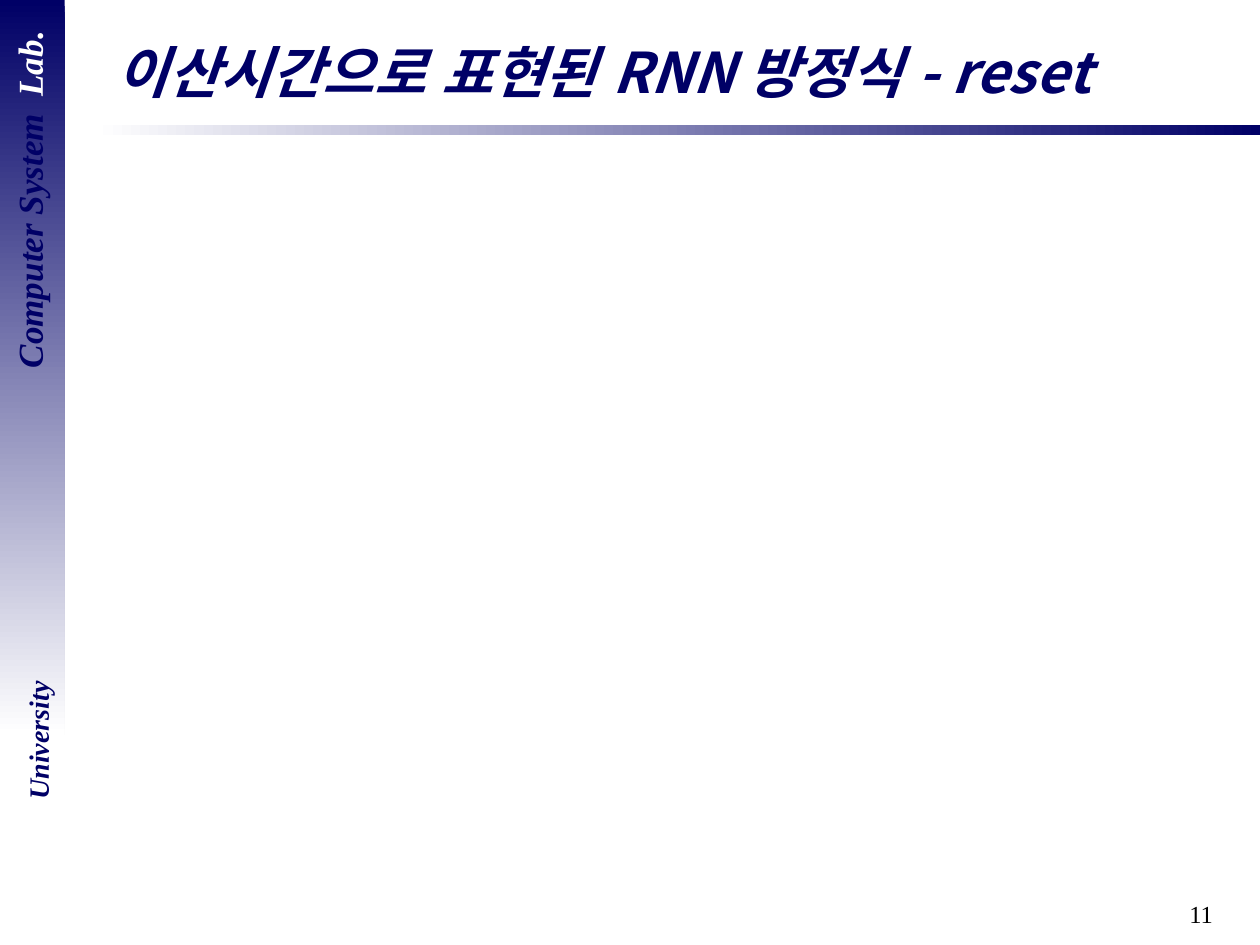
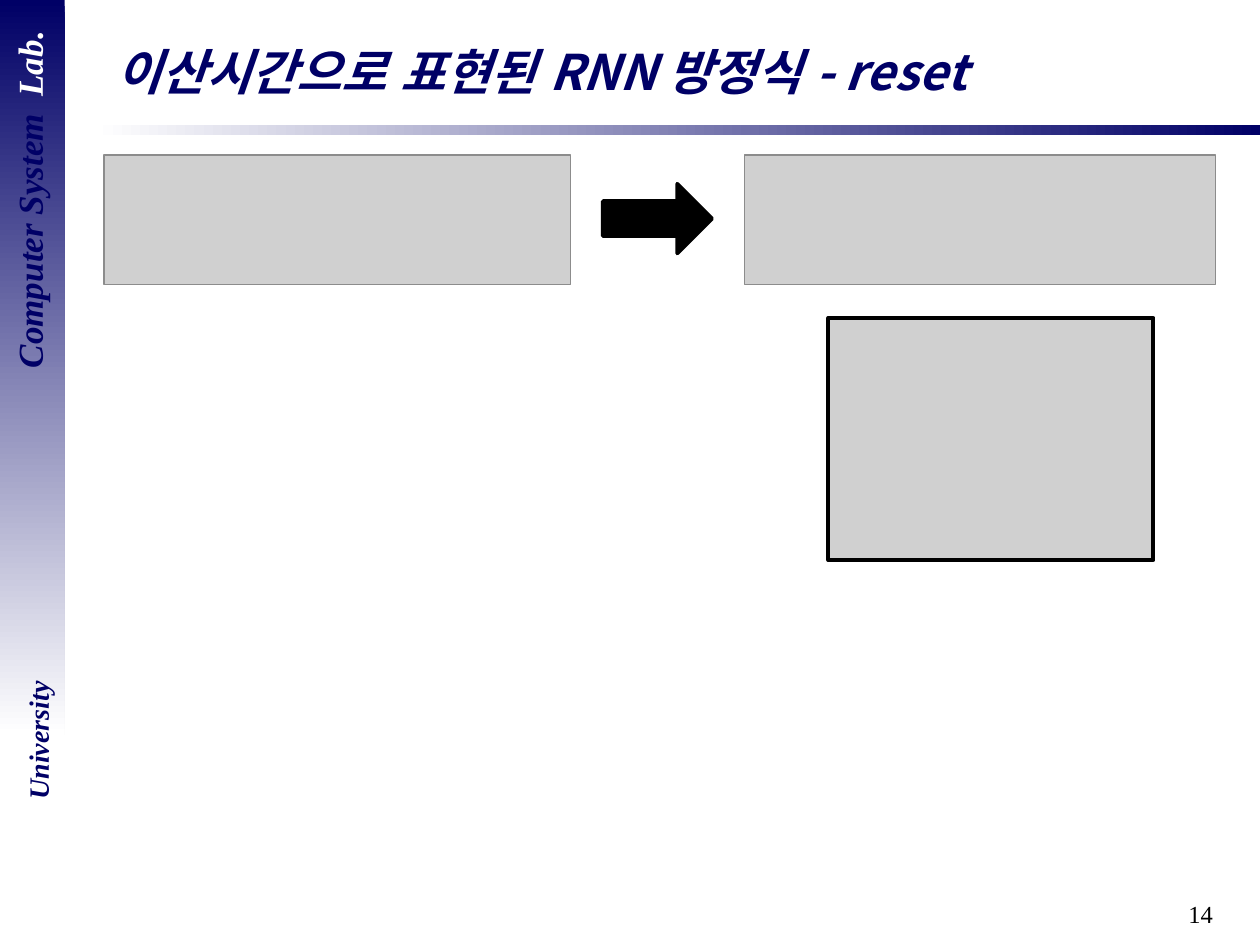
Before and after one commit to DevelopLee20/SNN, a slide deck: slide 14 of cs semina/07_Spytorch-1.pptx (slide 11 before the commit). Drawn at 1260x945 pixels with LibreOffice and Linux fonts; fonts in the diff are those of the drawing; grey boxes stand for pictures; background and template pictures are left out. Boxes give left, top, right and bottom in pixels: in the first picture for what was removed or moved away, otherwise in the second. Text is boxed around its words. In the diff, an @@ line names an element or a change of style, - is before the commit and + after.

```diff
--- a/cs semina/07_Spytorch-1.pptx
+++ b/cs semina/07_Spytorch-1.pptx
@@ title "이산시간으로 표현된 RNN 방정식 - ..." at (x1=117, y1=48, x2=967, y2=95): size 32 to 28 pt @@
@@ picture added at (x1=105, y1=155, x2=571, y2=285) @@
@@ picture added at (x1=745, y1=155, x2=1216, y2=285) @@
@@ right arrow added at (x1=602, y1=184, x2=712, y2=253), fill #000000, outline #000000 2.25 pt @@
@@ picture added at (x1=828, y1=318, x2=1153, y2=559) @@
@@ page number at (x1=1188, y1=907, x2=1213, y2=923): text changed @@
-11
+14
```
Also in this commit, not shown: 1 other slide changed, 5 slides added.
